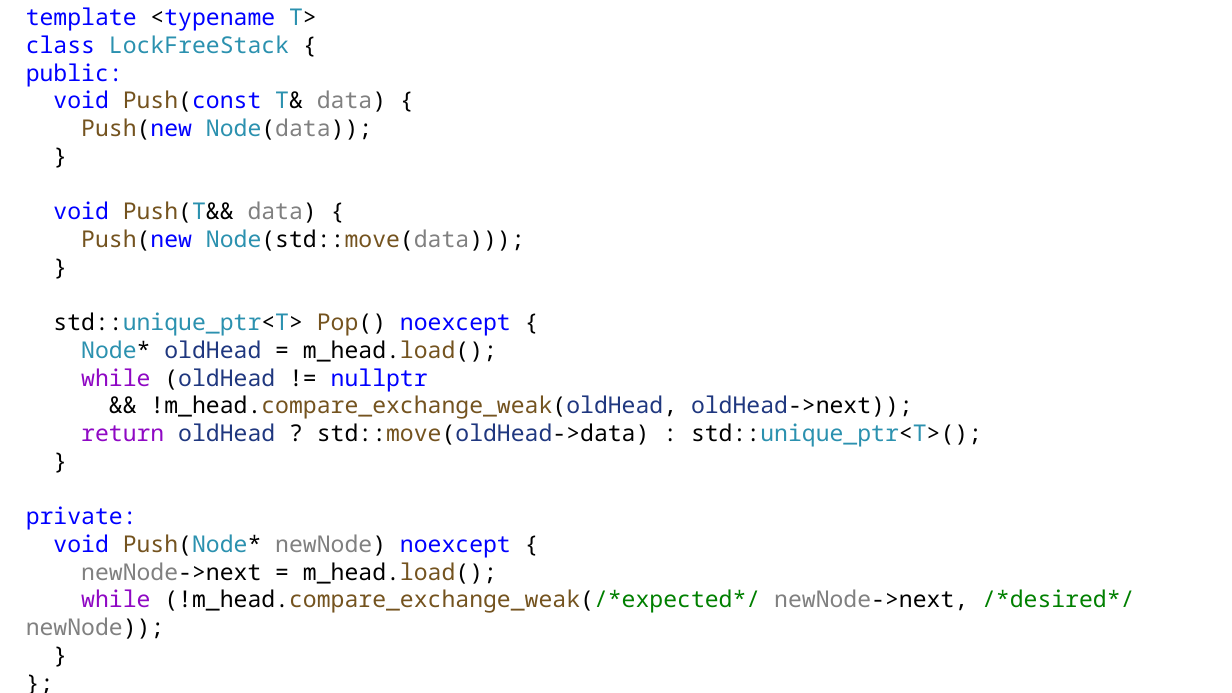
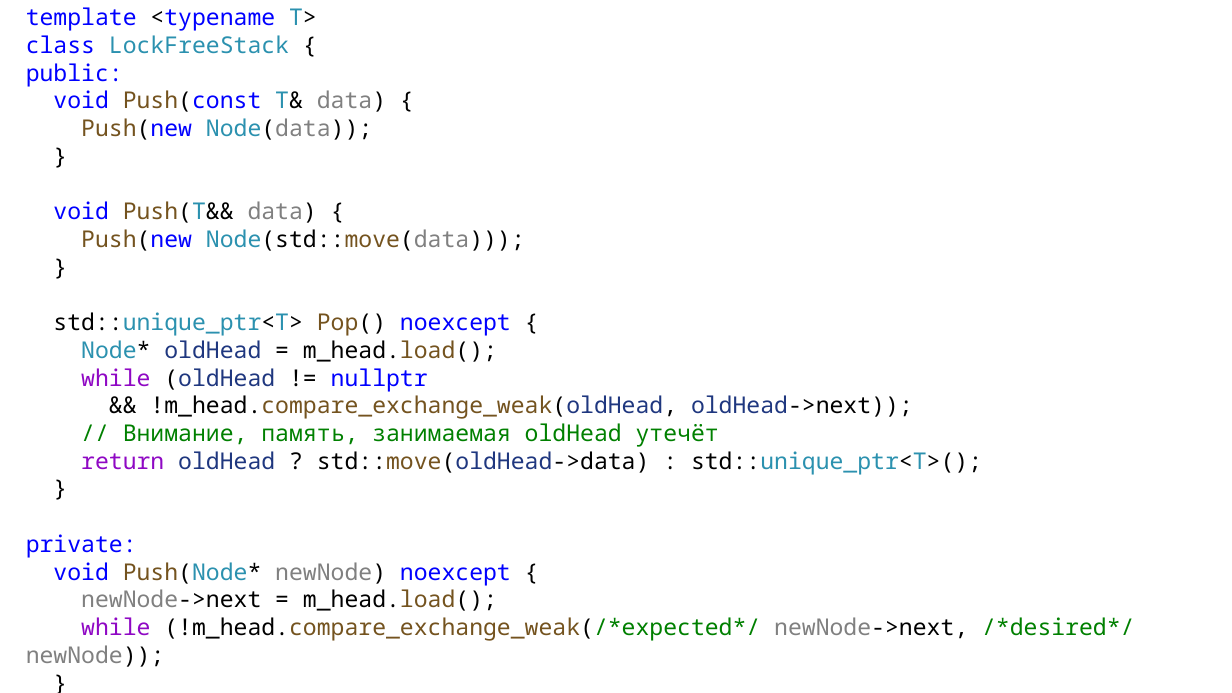
Before and after one commit to alexey-malov/pc, a slide deck: slide 20 of lectures/11/Lock-free алгоритмы и структуры данных.pptx (slide 14 before the commit). Drawn at 1232x693 pixels with LibreOffice and Linux fonts; fonts in the diff are those of the drawing. Boxes give left, top, right and bottom in pixels: in the first picture for what was removed or moved away, otherwise in the second. Text is boxed around its words. In the diff, an @@ line names an element or a change of style, - is before the commit and + after.

```diff
--- a/lectures/11/Lock-free алгоритмы и структуры данных.pptx
+++ b/lectures/11/Lock-free алгоритмы и структуры данных.pptx
@@ text at <box>123,423,719,447</box>: paragraph added @@
+// Внимание, память, занимаемая oldHead утечёт
```
Also in this commit, not shown: 16 other slides changed, 11 slides added, 1 slide removed, 8 other files.
